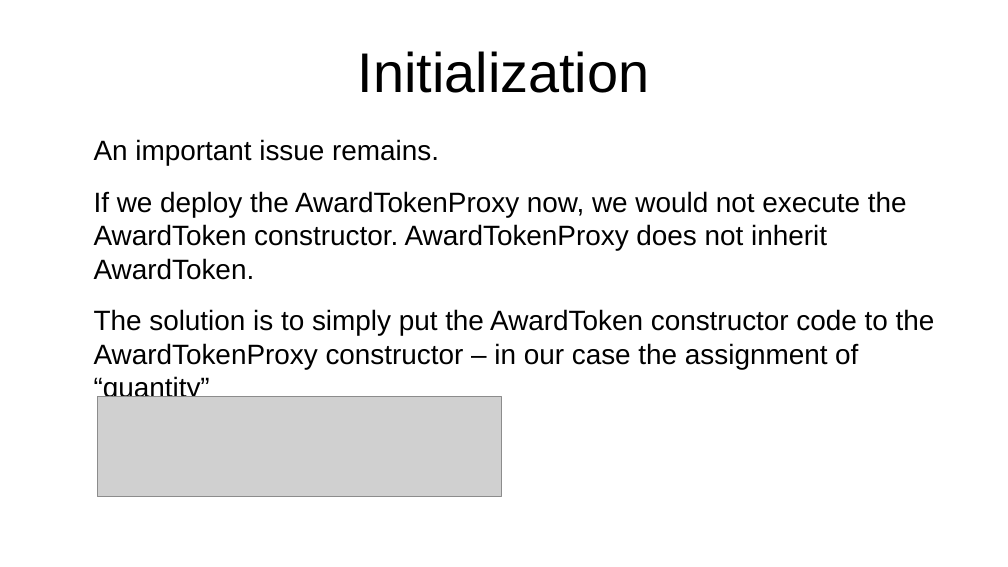
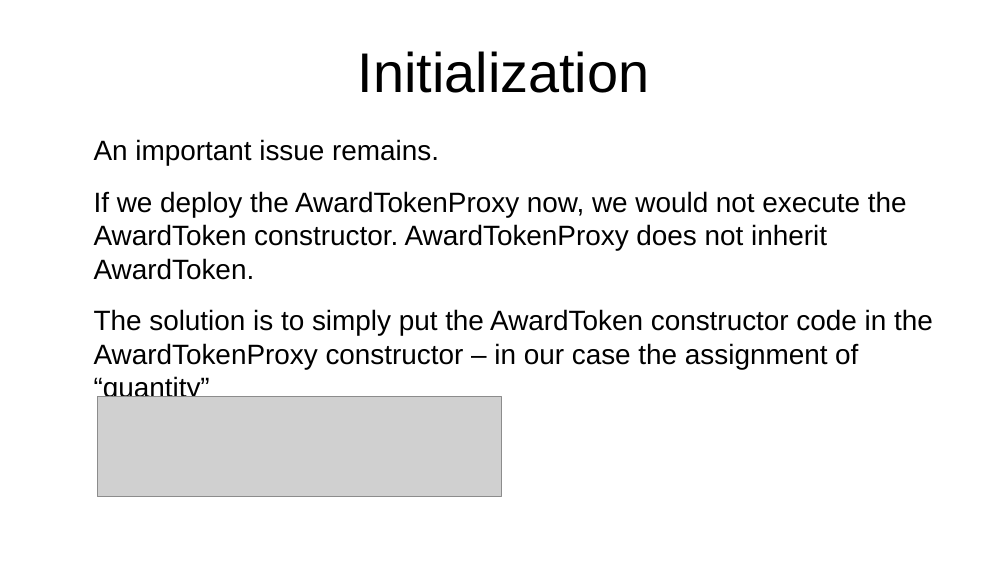
Before and after one commit to bunsenstraat/remix-workshops-cleanup, a slide deck: slide 16 of proxyContractAwardToken/ProxyContract.odp. Drawn at 1008x567 pixels with LibreOffice and Linux fonts; fonts in the diff are those of the drawing; grey boxes stand for pictures. Boxes give left, top, right and bottom in pixels: in the first picture for what was removed or moved away, otherwise in the second. Text is boxed around its words. In the diff, an @@ line names an element or a change of style, - is before the commit and + after.

```diff
--- a/proxyContractAwardToken/ProxyContract.odp
+++ b/proxyContractAwardToken/ProxyContract.odp
@@ text at (94, 309, 933, 402): text changed @@
-The solution is to simply put the AwardToken constructor code to the AwardTokenProxy constructor – in our case the assignment of “quantity”
+The solution is to simply put the AwardToken constructor code in the AwardTokenProxy constructor – in our case the assignment of “quantity”
```
Also in this commit, not shown: 11 other slides changed, 2 slides added, 14 other files.
